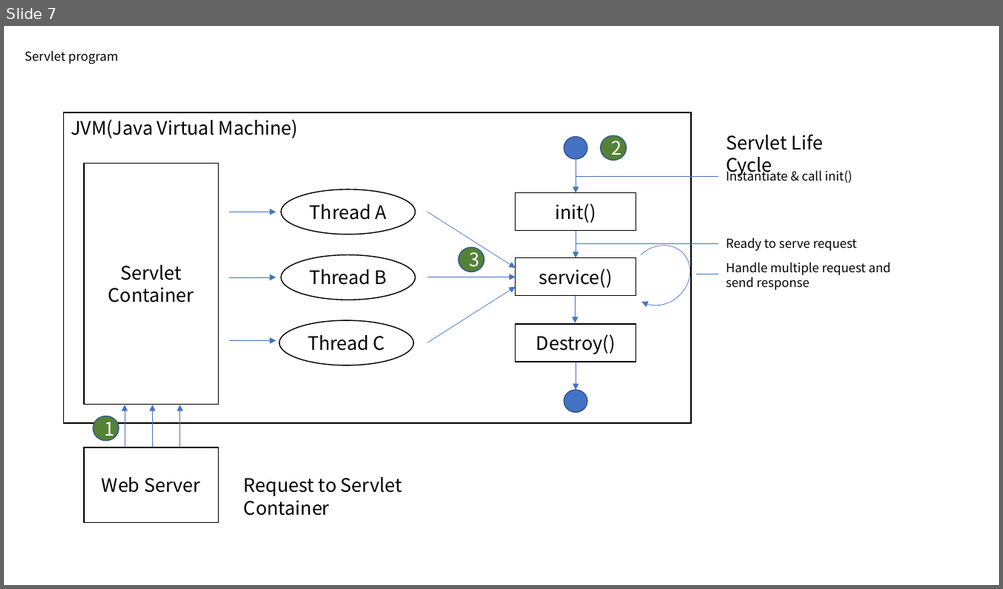
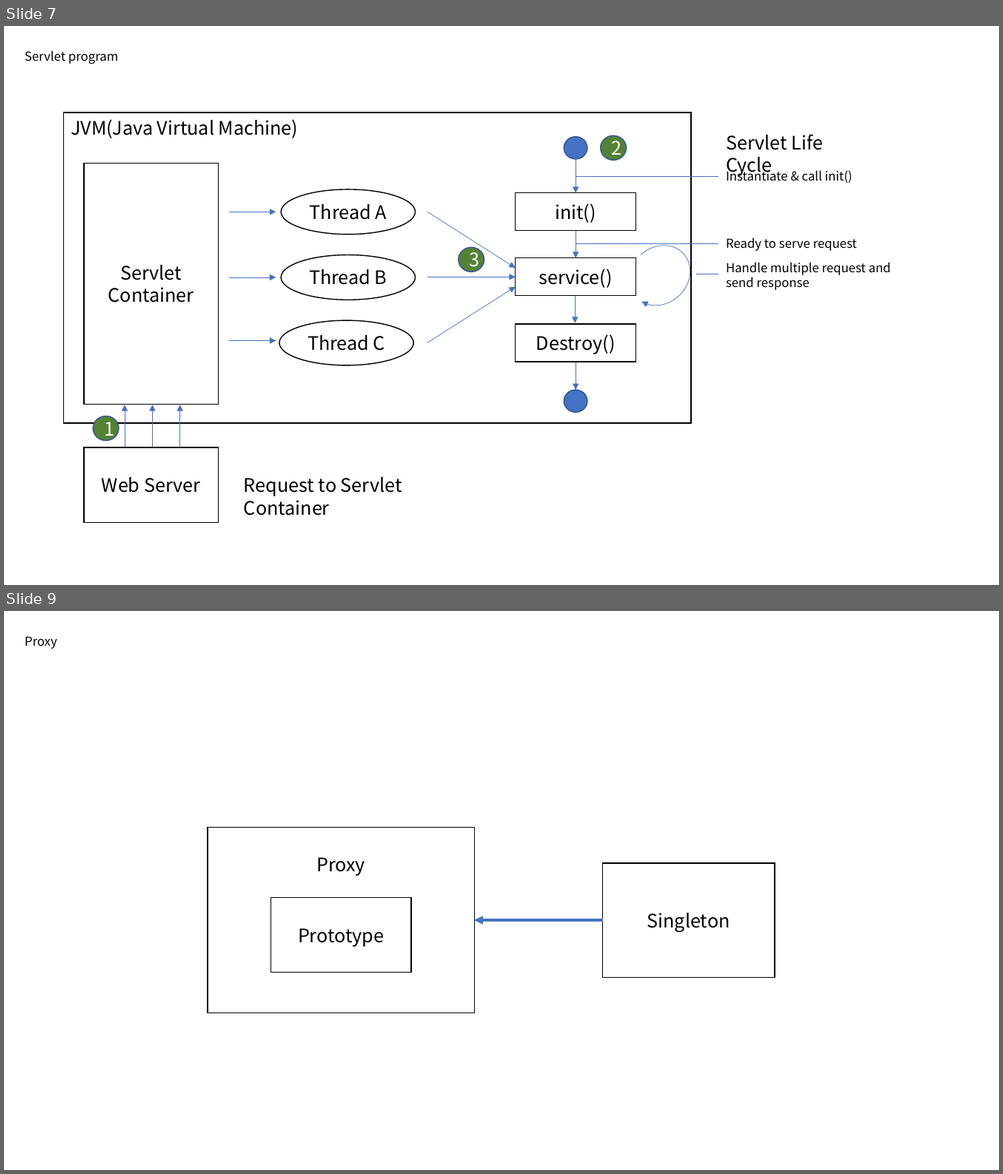
Before and after one commit to Seongmun-Hong/Seongmun-Hong.github.io, a slide deck: images.pptx. Shown one above the other, each under a label of ours: slide 7 before the commit, slides 7 and 9 after it; the slides between them are not shown. The pictures are 1003x589 and 1003x1174 pixels, drawn with LibreOffice and Linux fonts; fonts in the diff are those of the drawing. Boxes give left, top, right and bottom in pixels: in the first picture for what was removed or moved away, otherwise in the second. Text is boxed around its words. In the diff, an @@ line names an element or a change of style, - is before the commit and + after.

```diff
--- a/images.pptx
+++ b/images.pptx
@@ slide 9 added at <box>4,611,999,1170</box>, background #FFFFFF @@
@@ text added at <box>25,636,57,649</box>, 12 pt, text #000000 @@
+Proxy
@@ rectangle added at <box>208,827,474,1014</box>, outline #000000 1 pt, 18 pt, text #000000 @@
+Proxy
@@ rectangle added at <box>603,863,774,977</box>, outline #000000 1 pt, 18 pt, text #000000 @@
+Singleton
@@ rectangle added at <box>271,897,412,972</box>, outline #000000 1 pt, 18 pt, text #000000 @@
+Prototype
@@ arrow added from (603, 920) to (474, 920), #4472C4 2.75 pt @@
```
Also in this commit, not shown: 1 other slide added, 2 other files.
